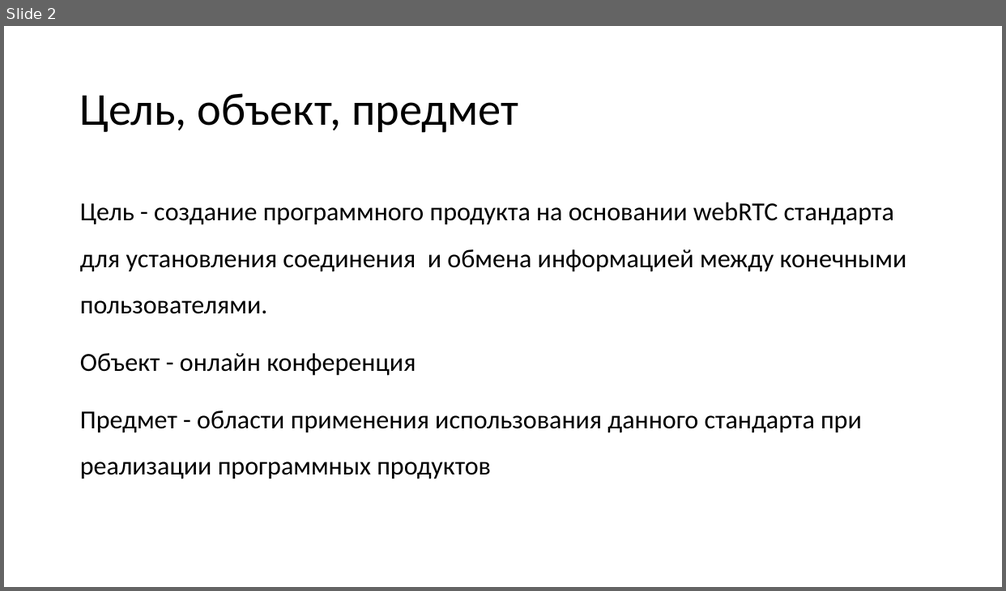
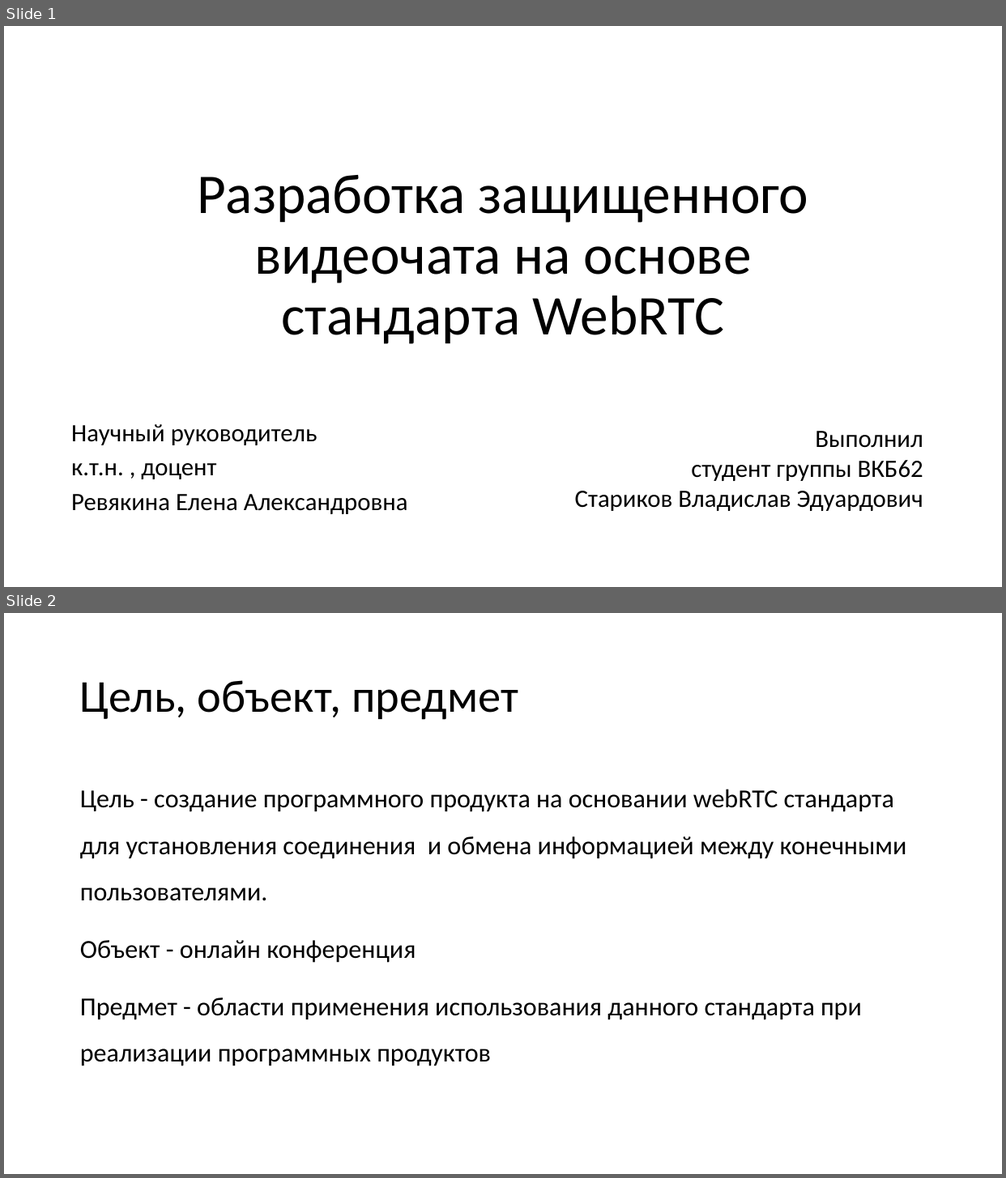
Before and after one commit to vladstarikov88/diploma, a slide deck: presentation.pptx. Shown one above the other, each under a label of ours: slide 2 before the commit, slides 1 and 2 after it. The pictures are 1006x591 and 1006x1178 pixels, drawn with LibreOffice and Linux fonts; fonts in the diff are those of the drawing. Boxes give left, top, right and bottom in pixels: in the first picture for what was removed or moved away, otherwise in the second. Text is boxed around its words. In the diff, an @@ line names an element or a change of style, - is before the commit and + after.

```diff
--- a/presentation.pptx
+++ b/presentation.pptx
@@ slide 1 added at (x1=4, y1=26, x2=1002, y2=587), background #FFFFFF @@
@@ title added at (x1=197, y1=175, x2=809, y2=344), 54 pt, text #000000 @@
+Разработка защищенного видеочата на основе стандарта WebRTC
@@ subtitle added at (x1=71, y1=425, x2=408, y2=514), 24 pt, text #000000 @@
+Научный руководитель
+к.т.н. , доцент
+Ревякина Елена Александровна
@@ text added at (x1=575, y1=431, x2=923, y2=511), 24 pt, text #000000 @@
+Выполнил
+студент группы ВКБ62
+Стариков Владислав Эдуардович
```
Also in this commit, not shown: 2 slides changed, 1 slide removed, 5 other files.
